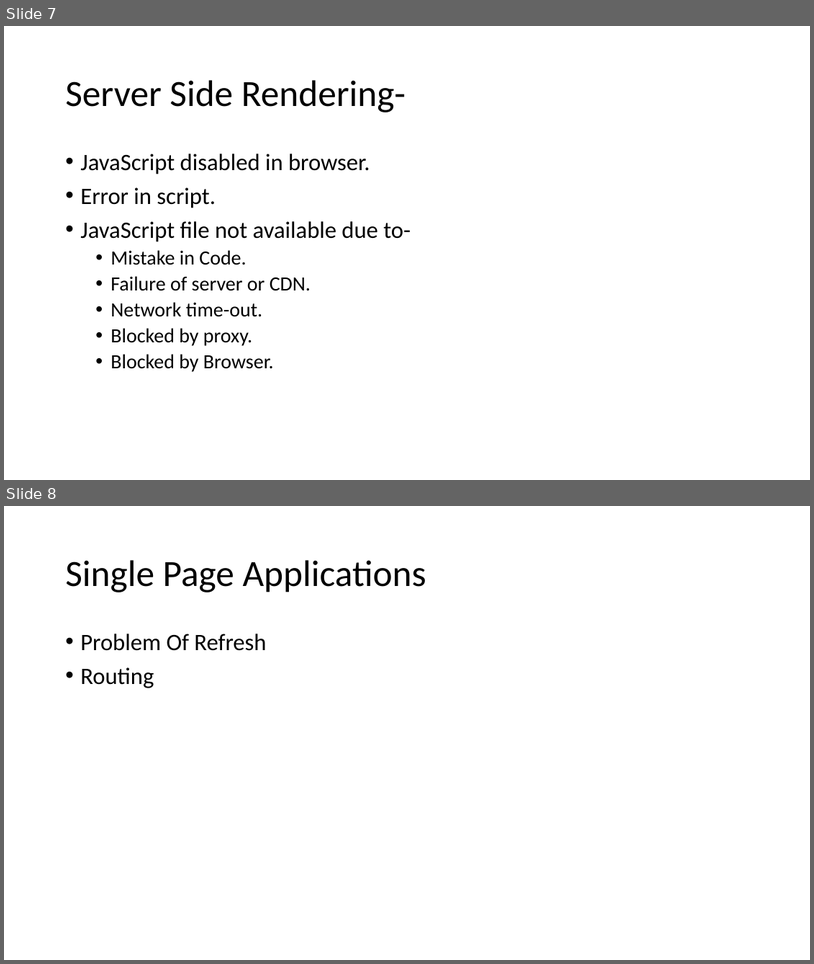
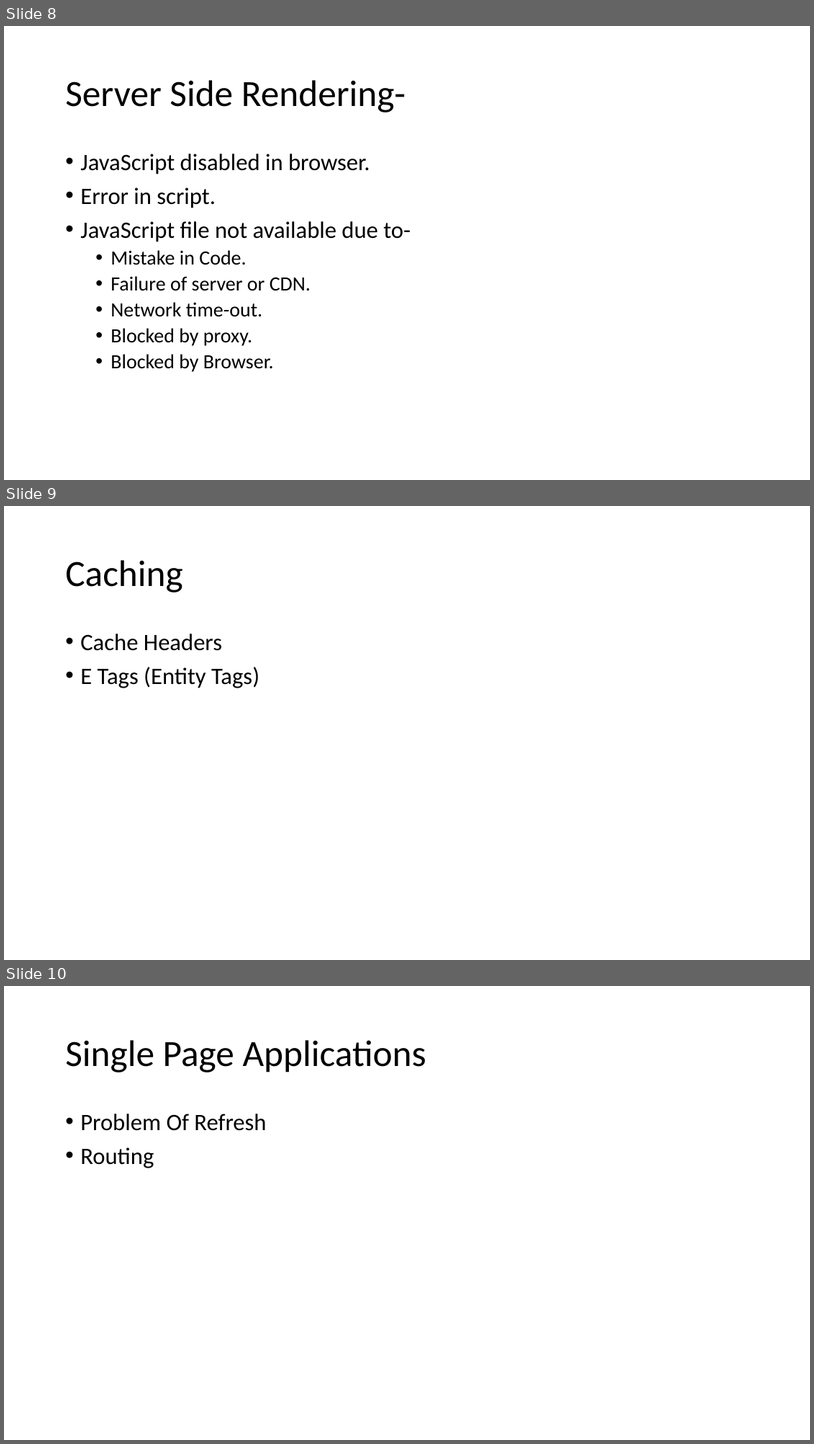
Before and after one commit to arunrajora/AJAX-Demo, a slide deck: AJAX Advanced.pptx. Shown one above the other, each under a label of ours: slides 7 and 8 before the commit, slides 8, 9 and 10 after it. The pictures are 814x964 and 814x1444 pixels, drawn with LibreOffice and Linux fonts; fonts in the diff are those of the drawing. Boxes give left, top, right and bottom in pixels: in the first picture for what was removed or moved away, otherwise in the second. Text is boxed around its words. In the diff, an @@ line names an element or a change of style, - is before the commit and + after.

```diff
--- a/AJAX Advanced.pptx
+++ b/AJAX Advanced.pptx
@@ slide 9 added at (x1=4, y1=506, x2=810, y2=960), background #FFFFFF @@
@@ title added at (x1=65, y1=560, x2=183, y2=592), 44 pt, text #000000 @@
+Caching
@@ text added at (x1=80, y1=633, x2=260, y2=688), 28 pt, text #000000 @@
+• Cache Headers
+• E Tags (Entity Tags)
@@ what was slide 7 is now slide 8 @@
@@ what was slide 8 is now slide 10 @@
```
Also in this commit, not shown: 3 slides changed, 1 slide removed, 1 other file.
